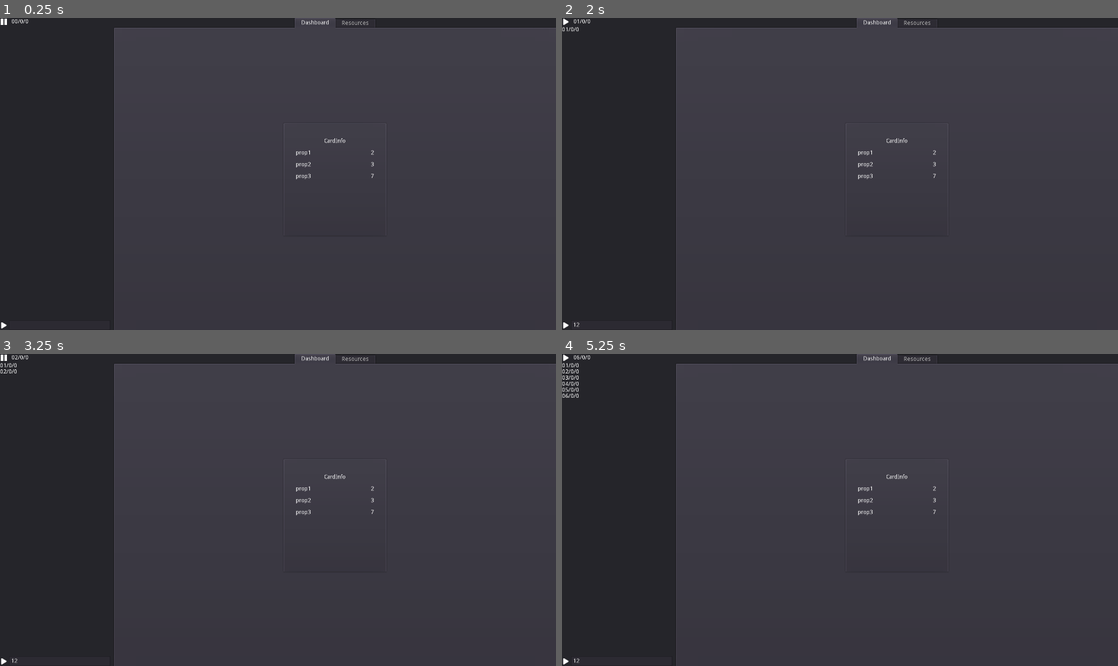
Above: before the commit, frames 1-4 (two rows, left to right).
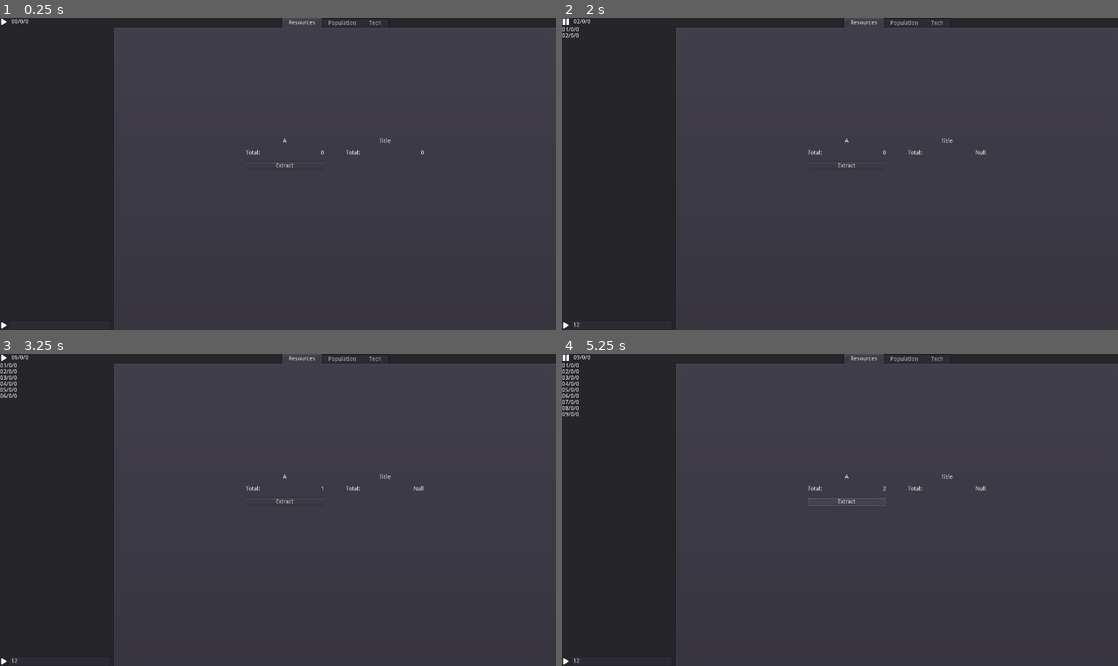
Above: after the commit, the same moments.

Repository: FRisney/incremental
Game: Godot game, scene res://main.tscn
Same seed, same stepped clock (60 frames per second), same inputs: the game is played once before the commit and once after it.
Inputs (mouse positions are in pixels of both pictures, inside the frame that each line leads up to):
- Up to frame 1 (0.25 s): no input
- Up to frame 2 (2 s): click (623, 323) at 0.52 s; type "12" at 0.6 s; click (567, 21) at 1.25 s
- Up to frame 3 (3.25 s): click (283, 500) at 2 s, where only the run after the commit has a clickable "Extract"; click (5, 357) at 2.75 s
- Up to frame 4 (5.25 s): click (845, 500) at 3.5 s, where only the run after the commit has a clickable "Extract"; click (567, 357) at 4.25 s; click (845, 500) at 5 s, where only the run after the commit has a clickable "Extract"

The runs differ from the first frame. In frame 1, 0.4% of the frame differs, in the area x 0-77%, y 0-52%; in frame 2, 0.5%; in frame 3, 0.5%; in frame 4, 0.6%.

Commit message:
Removed procedural generation of cards and changed GameTimer to Timer node

Diff:
--- a/incremental/components/info/display.gd
+++ b/incremental/components/info/display.gd
@@ -1,14 +1,12 @@
-extends Node
+extends Label
 
 
-var val:  String
-var desc: String
+export(String) var res_type
 
 
-func _ready():
-	display_values()
+func _ready() -> void:
+	print("signal: %s (%s)" % [name,GameTimer.connect("timeout", self, "update_text")])
 
 
-func display_values()-> void:
-	($Val as Label).text = val
-	($Desc as Label).text = desc
+func update_text():
+	text = "%s" % Storage.get(res_type)
--- a/incremental/components/info/info.gd
+++ b/incremental/components/info/info.gd
@@ -2,11 +2,11 @@
 
 export(Dictionary) var items
 
-func _ready() -> void:
-	for item in items:
-		var new_label = (load("res://components/info/display.tscn")as PackedScene).instance()
-		($M/S/V as VBoxContainer).add_child(new_label)
-		print("signal: %s (%s)" % [name,GameTimer.connect("ticked", new_label, "display_values")])
-		new_label.desc = item
-		new_label.val = "%s" % items[item]
-		new_label.display_values()
+# func _ready() -> void:
+# 	for item in items:
+# 		var new_label = (load("res://components/info/display.tscn")as PackedScene).instance()
+# 		($M/S/V as VBoxContainer).add_child(new_label)
+# 		print("signal: %s (%s)" % [name,GameTimer.connect("ticked", new_label, "display_values")])
+# 		new_label.desc = item
+# 		new_label.val = "%s" % items[item]
+# 		new_label.display_values()
--- a/incremental/components/log.gd
+++ b/incremental/components/log.gd
@@ -2,7 +2,7 @@
 
 
 func _ready() -> void:
-	print("signal: %s (%s)" % [name,GameTimer.connect("ticked", self, "_on_ticked")])
+	print("signal: %s (%s)" % [name,GameTimer.connect("timeout", self, "_on_ticked")])
 
 
 func _on_ticked() -> void:
--- a/incremental/components/resource/card_resource.gd
+++ b/incremental/components/resource/card_resource.gd
@@ -1,12 +1,18 @@
-extends PanelContainer
+extends Button
 
-export(Array, String) var items
+export(String) var res_type
+var accumulator:int = 0
 
 func _ready() -> void:
-	for item in items:
-		var res_ext = (load("res://components/info/resource_construct.tscn")as PackedScene).instance() as Label
-		($M/S/V as VBoxContainer).add_child(res_ext)
-		res_ext.text = "%s: " % item
+	print("signal: %s (%s)" % [name,GameTimer.connect("timeout", self, "_on_tick")])
+	print("signal: %s (%s)" % [name,connect("pressed", self, "_on_press")])
 
+func _on_tick():
+	accumulator = 0
 
+func _on_press():
+	accumulator += 1
+	if accumulator > 2:
+		return
+	Storage.add_resource(res_type, accumulator)
 # func display_content(data):
--- a/incremental/main.tscn
+++ b/incremental/main.tscn
@@ -1,13 +1,34 @@
-[gd_scene load_steps=8 format=2]
+[gd_scene load_steps=10 format=2]
 
 [ext_resource path="res://time_control/slow.png" type="Texture" id=1]
-[ext_resource path="res://time_control/time_control.tscn" type="PackedScene" id=2]
+[ext_resource path="res://time_control/pause.png" type="Texture" id=2]
 [ext_resource path="res://components/log.gd" type="Script" id=3]
-[ext_resource path="res://components/info/card_info.tscn" type="PackedScene" id=4]
-[ext_resource path="res://components/card/card.tscn" type="PackedScene" id=5]
-[ext_resource path="res://components/resource/resource_construct.tscn" type="PackedScene" id=6]
-
-[sub_resource type="ButtonGroup" id=1]
+[ext_resource path="res://time_control/date_display.gd" type="Script" id=4]
+[ext_resource path="res://components/info/display.gd" type="Script" id=5]
+[ext_resource path="res://time_control/play_pause.gd" type="Script" id=6]
+[ext_resource path="res://components/resource/card_resource.gd" type="Script" id=7]
+
+[sub_resource type="StyleBoxEmpty" id=1]
+
+[sub_resource type="Theme" id=2]
+CheckBox/colors/font_color = Color( 0.88, 0.88, 0.88, 1 )
+CheckBox/colors/font_color_disabled = Color( 0.9, 0.9, 0.9, 0.2 )
+CheckBox/colors/font_color_hover = Color( 0.94, 0.94, 0.94, 1 )
+CheckBox/colors/font_color_hover_pressed = Color( 1, 1, 1, 1 )
+CheckBox/colors/font_color_pressed = Color( 1, 1, 1, 1 )
+CheckBox/constants/check_vadjust = 0
+CheckBox/constants/hseparation = 4
+CheckBox/fonts/font = null
+CheckBox/icons/checked = null
+CheckBox/icons/radio_checked = null
+CheckBox/icons/radio_unchecked = null
+CheckBox/icons/unchecked = null
+CheckBox/styles/disabled = SubResource( 1 )
+CheckBox/styles/focus = SubResource( 1 )
+CheckBox/styles/hover = SubResource( 1 )
+CheckBox/styles/hover_pressed = SubResource( 1 )
+CheckBox/styles/normal = SubResource( 1 )
+CheckBox/styles/pressed = SubResource( 1 )
 
 [node name="BG" type="Panel"]
 anchor_right = 1.0
@@ -29,9 +50,54 @@
 margin_bottom = 1080.0
 size_flags_horizontal = 3
 
-[node name="TimeControl" parent="HBoxContainer/VBoxContainer" instance=ExtResource( 2 )]
+[node name="TimeControl" type="MarginContainer" parent="HBoxContainer/VBoxContainer"]
 margin_right = 382.0
 margin_bottom = 18.0
+__meta__ = {
+"_edit_use_anchors_": false
+}
+
+[node name="Controls" type="HBoxContainer" parent="HBoxContainer/VBoxContainer/TimeControl"]
+margin_right = 70.0
+margin_bottom = 18.0
+mouse_filter = 2
+size_flags_horizontal = 0
+size_flags_vertical = 7
+theme = SubResource( 2 )
+custom_constants/separation = 10
+__meta__ = {
+"_edit_use_anchors_": false
+}
+
+[node name="P" type="TextureButton" parent="HBoxContainer/VBoxContainer/TimeControl/Controls"]
+margin_right = 18.0
+margin_bottom = 18.0
+grow_horizontal = 0
+grow_vertical = 0
+mouse_default_cursor_shape = 2
+size_flags_horizontal = 4
+size_flags_vertical = 4
+toggle_mode = true
+pressed = true
+action_mode = 0
+button_mask = 7
+texture_normal = ExtResource( 2 )
+texture_pressed = ExtResource( 1 )
+stretch_mode = 5
+script = ExtResource( 6 )
+
+[node name="Display" type="Label" parent="HBoxContainer/VBoxContainer/TimeControl/Controls"]
+margin_left = 28.0
+margin_top = 2.0
+margin_right = 70.0
+margin_bottom = 16.0
+size_flags_horizontal = 2
+text = "00/0/0"
+valign = 1
+script = ExtResource( 4 )
+__meta__ = {
+"_edit_use_anchors_": false
+}
 
 [node name="RichTextLabel" type="RichTextLabel" parent="HBoxContainer/VBoxContainer"]
 margin_top = 22.0
@@ -71,7 +137,7 @@
 "_edit_use_anchors_": false
 }
 
-[node name="Dashboard" type="CenterContainer" parent="HBoxContainer/Main"]
+[node name="Resources" type="CenterContainer" parent="HBoxContainer/Main"]
 anchor_right = 1.0
 anchor_bottom = 1.0
 margin_left = 4.0
@@ -79,11 +145,11 @@
 margin_right = -4.0
 margin_bottom = -4.0
 
-[node name="Grid" type="GridContainer" parent="HBoxContainer/Main/Dashboard"]
-margin_left = 632.0
-margin_top = 381.0
-margin_right = 888.0
-margin_bottom = 662.0
+[node name="Grid2" type="GridContainer" parent="HBoxContainer/Main/Resources"]
+margin_left = 516.0
+margin_top = 388.0
+margin_right = 1004.0
+margin_bottom = 655.0
 grow_horizontal = 2
 grow_vertical = 2
 size_flags_horizontal = 3
@@ -93,16 +159,282 @@
 "_edit_use_anchors_": false
 }
 
-[node name="CardInfo" parent="HBoxContainer/Main/Dashboard/Grid" instance=ExtResource( 4 )]
-margin_right = 256.0
-margin_bottom = 281.0
-items = {
-"prop1": 2,
-"prop2": 3,
-"prop3": 7
-}
-
-[node name="Resources" type="CenterContainer" parent="HBoxContainer/Main"]
+[node name="ResA" type="MarginContainer" parent="HBoxContainer/Main/Resources/Grid2"]
+margin_right = 242.0
+margin_bottom = 267.0
+rect_min_size = Vector2( 242, 267 )
+mouse_filter = 2
+custom_constants/margin_right = 25
+custom_constants/margin_top = 32
+custom_constants/margin_left = 25
+custom_constants/margin_bottom = 32
+__meta__ = {
+"_edit_horizontal_guides_": [ 7.0 ],
+"_edit_use_anchors_": false,
+"_edit_vertical_guides_": [  ]
+}
+
+[node name="Scroll" type="ScrollContainer" parent="HBoxContainer/Main/Resources/Grid2/ResA"]
+margin_left = 25.0
+margin_top = 32.0
+margin_right = 217.0
+margin_bottom = 235.0
+scroll_horizontal_enabled = false
+
+[node name="VBox" type="VBoxContainer" parent="HBoxContainer/Main/Resources/Grid2/ResA/Scroll"]
+margin_right = 192.0
+margin_bottom = 203.0
+mouse_filter = 2
+size_flags_horizontal = 3
+size_flags_vertical = 3
+custom_constants/separation = 15
+
+[node name="Title" type="Label" parent="HBoxContainer/Main/Resources/Grid2/ResA/Scroll/VBox"]
+margin_right = 192.0
+margin_bottom = 14.0
+text = "A"
+align = 1
+__meta__ = {
+"_edit_use_anchors_": false
+}
+
+[node name="Total" type="HBoxContainer" parent="HBoxContainer/Main/Resources/Grid2/ResA/Scroll/VBox"]
+margin_top = 29.0
+margin_right = 192.0
+margin_bottom = 43.0
+mouse_filter = 0
+size_flags_horizontal = 3
+__meta__ = {
+"_edit_use_anchors_": false
+}
+
+[node name="Desc" type="Label" parent="HBoxContainer/Main/Resources/Grid2/ResA/Scroll/VBox/Total"]
+margin_right = 35.0
+margin_bottom = 14.0
+size_flags_vertical = 1
+text = "Total:"
+align = 1
+valign = 1
+__meta__ = {
+"_edit_use_anchors_": false
+}
+
+[node name="HSplit" type="HSplitContainer" parent="HBoxContainer/Main/Resources/Grid2/ResA/Scroll/VBox/Total"]
+margin_left = 39.0
+margin_right = 180.0
+margin_bottom = 14.0
+size_flags_horizontal = 3
+dragger_visibility = 1
+
+[node name="Val" type="Label" parent="HBoxContainer/Main/Resources/Grid2/ResA/Scroll/VBox/Total"]
+margin_left = 184.0
+margin_right = 192.0
+margin_bottom = 14.0
+size_flags_vertical = 1
+text = "0"
+align = 1
+valign = 1
+script = ExtResource( 5 )
+__meta__ = {
+"_edit_use_anchors_": false
+}
+res_type = "res_a"
+
+[node name="Extract" type="Button" parent="HBoxContainer/Main/Resources/Grid2/ResA/Scroll/VBox"]
+margin_top = 58.0
+margin_right = 192.0
+margin_bottom = 78.0
+mouse_default_cursor_shape = 2
+size_flags_horizontal = 3
+text = "Extract"
+script = ExtResource( 7 )
+__meta__ = {
+"_editor_description_": ""
+}
+res_type = "res_a"
+
+[node name="Extractor" type="HBoxContainer" parent="HBoxContainer/Main/Resources/Grid2/ResA/Scroll/VBox"]
+visible = false
+margin_top = 93.0
+margin_right = 192.0
+margin_bottom = 113.0
+size_flags_horizontal = 3
+custom_constants/separation = 0
+__meta__ = {
+"_edit_use_anchors_": false
+}
+
+[node name="Main" type="Button" parent="HBoxContainer/Main/Resources/Grid2/ResA/Scroll/VBox/Extractor"]
+margin_right = 152.0
+margin_bottom = 20.0
+mouse_default_cursor_shape = 2
+size_flags_horizontal = 3
+text = "Extractor [0]"
+
+[node name="Plus" type="Button" parent="HBoxContainer/Main/Resources/Grid2/ResA/Scroll/VBox/Extractor"]
+margin_left = 152.0
+margin_right = 172.0
+margin_bottom = 20.0
+rect_min_size = Vector2( 20, 20 )
+mouse_default_cursor_shape = 2
+text = "+"
+
+[node name="Minus" type="Button" parent="HBoxContainer/Main/Resources/Grid2/ResA/Scroll/VBox/Extractor"]
+margin_left = 172.0
+margin_right = 192.0
+margin_bottom = 20.0
+rect_min_size = Vector2( 20, 20 )
+mouse_default_cursor_shape = 2
+text = "-"
+
+[node name="Storage1" type="HBoxContainer" parent="HBoxContainer/Main/Resources/Grid2/ResA/Scroll/VBox"]
+visible = false
+margin_top = 93.0
+margin_right = 192.0
+margin_bottom = 113.0
+size_flags_horizontal = 3
+custom_constants/separation = 0
+__meta__ = {
+"_edit_use_anchors_": false
+}
+
+[node name="Main" type="Button" parent="HBoxContainer/Main/Resources/Grid2/ResA/Scroll/VBox/Storage1"]
+margin_right = 152.0
+margin_bottom = 20.0
+mouse_default_cursor_shape = 2
+size_flags_horizontal = 3
+text = "Storage 1 [0]"
+
+[node name="Plus" type="Button" parent="HBoxContainer/Main/Resources/Grid2/ResA/Scroll/VBox/Storage1"]
+margin_left = 152.0
+margin_right = 172.0
+margin_bottom = 20.0
+rect_min_size = Vector2( 20, 20 )
+mouse_default_cursor_shape = 2
+text = "+"
+
+[node name="Minus" type="Button" parent="HBoxContainer/Main/Resources/Grid2/ResA/Scroll/VBox/Storage1"]
+margin_left = 172.0
+margin_right = 192.0
+margin_bottom = 20.0
+rect_min_size = Vector2( 20, 20 )
+mouse_default_cursor_shape = 2
+text = "-"
+
+[node name="Storage2" type="HBoxContainer" parent="HBoxContainer/Main/Resources/Grid2/ResA/Scroll/VBox"]
+visible = false
+margin_top = 93.0
+margin_right = 192.0
+margin_bottom = 113.0
+size_flags_horizontal = 3
+custom_constants/separation = 0
+__meta__ = {
+"_edit_use_anchors_": false
+}
+
+[node name="Main" type="Button" parent="HBoxContainer/Main/Resources/Grid2/ResA/Scroll/VBox/Storage2"]
+margin_right = 152.0
+margin_bottom = 20.0
+mouse_default_cursor_shape = 2
+size_flags_horizontal = 3
+text = "Storage 2 [0]"
+
+[node name="Plus" type="Button" parent="HBoxContainer/Main/Resources/Grid2/ResA/Scroll/VBox/Storage2"]
+margin_left = 152.0
+margin_right = 172.0
+margin_bottom = 20.0
+rect_min_size = Vector2( 20, 20 )
+mouse_default_cursor_shape = 2
+text = "+"
+
+[node name="Minus" type="Button" parent="HBoxContainer/Main/Resources/Grid2/ResA/Scroll/VBox/Storage2"]
+margin_left = 172.0
+margin_right = 192.0
+margin_bottom = 20.0
+rect_min_size = Vector2( 20, 20 )
+mouse_default_cursor_shape = 2
+text = "-"
+
+[node name="Info" type="MarginContainer" parent="HBoxContainer/Main/Resources/Grid2"]
+margin_left = 246.0
+margin_right = 488.0
+margin_bottom = 267.0
+rect_min_size = Vector2( 242, 267 )
+mouse_filter = 2
+custom_constants/margin_right = 25
+custom_constants/margin_top = 32
+custom_constants/margin_left = 25
+custom_constants/margin_bottom = 32
+__meta__ = {
+"_edit_horizontal_guides_": [ 7.0 ],
+"_edit_use_anchors_": false,
+"_edit_vertical_guides_": [  ]
+}
+
+[node name="S" type="ScrollContainer" parent="HBoxContainer/Main/Resources/Grid2/Info"]
+margin_left = 25.0
+margin_top = 32.0
+margin_right = 217.0
+margin_bottom = 235.0
+
+[node name="V" type="VBoxContainer" parent="HBoxContainer/Main/Resources/Grid2/Info/S"]
+margin_right = 192.0
+margin_bottom = 203.0
+mouse_filter = 2
+size_flags_horizontal = 3
+size_flags_vertical = 3
+custom_constants/separation = 15
+
+[node name="T" type="Label" parent="HBoxContainer/Main/Resources/Grid2/Info/S/V"]
+margin_right = 192.0
+margin_bottom = 14.0
+text = "Title"
+align = 1
+__meta__ = {
+"_edit_use_anchors_": false
+}
+
+[node name="Label" type="HBoxContainer" parent="HBoxContainer/Main/Resources/Grid2/Info/S/V"]
+margin_top = 29.0
+margin_right = 192.0
+margin_bottom = 43.0
+size_flags_horizontal = 3
+__meta__ = {
+"_edit_use_anchors_": false
+}
+
+[node name="Desc" type="Label" parent="HBoxContainer/Main/Resources/Grid2/Info/S/V/Label"]
+margin_right = 35.0
+margin_bottom = 14.0
+size_flags_vertical = 1
+text = "Total:"
+align = 1
+valign = 1
+__meta__ = {
+"_edit_use_anchors_": false
+}
+
+[node name="S" type="HSplitContainer" parent="HBoxContainer/Main/Resources/Grid2/Info/S/V/Label"]
+margin_left = 39.0
+margin_right = 180.0
+margin_bottom = 14.0
+size_flags_horizontal = 3
+dragger_visibility = 1
+
+[node name="Val" type="Label" parent="HBoxContainer/Main/Resources/Grid2/Info/S/V/Label"]
+margin_left = 184.0
+margin_right = 192.0
+margin_bottom = 14.0
+size_flags_vertical = 1
+text = "0"
+align = 1
+valign = 1
+script = ExtResource( 5 )
+__meta__ = {
+"_edit_use_anchors_": false
+}
+
+[node name="Population" type="CenterContainer" parent="HBoxContainer/Main"]
 visible = false
 anchor_right = 1.0
 anchor_bottom = 1.0
@@ -111,11 +443,11 @@
 margin_right = -4.0
 margin_bottom = -4.0
 
-[node name="Grid2" type="GridContainer" parent="HBoxContainer/Main/Resources"]
-margin_left = 753.0
-margin_top = 515.0
-margin_right = 767.0
-margin_bottom = 529.0
+[node name="Grid" type="GridContainer" parent="HBoxContainer/Main/Population"]
+margin_left = 760.0
+margin_top = 522.0
+margin_right = 760.0
+margin_bottom = 522.0
 grow_horizontal = 2
 grow_vertical = 2
 size_flags_horizontal = 3
@@ -125,75 +457,25 @@
 "_edit_use_anchors_": false
 }
 
-[node name="Panel" type="PanelContainer" parent="HBoxContainer/Main/Resources/Grid2"]
-margin_right = 256.0
-margin_bottom = 281.0
-
-[node name="A" parent="HBoxContainer/Main/Resources/Grid2/Panel" instance=ExtResource( 5 )]
-margin_left = 7.0
-margin_top = 7.0
-margin_right = 249.0
-margin_bottom = 274.0
-
-[node name="Button" type="Button" parent="HBoxContainer/Main/Resources/Grid2/Panel/A/S/V" index="1"]
-margin_top = 29.0
-margin_right = 192.0
-margin_bottom = 49.0
-mouse_default_cursor_shape = 2
-size_flags_horizontal = 3
-group = SubResource( 1 )
-text = "Extract"
-__meta__ = {
-"_editor_description_": ""
-}
-
-[node name="Extractor" parent="HBoxContainer/Main/Resources/Grid2/Panel/A/S/V" index="2" instance=ExtResource( 6 )]
-margin_top = 64.0
-margin_right = 192.0
-margin_bottom = 84.0
-
-[node name="Main" parent="HBoxContainer/Main/Resources/Grid2/Panel/A/S/V/Extractor" index="0"]
-margin_right = 152.0
-group = SubResource( 1 )
-text = "Extractor [0]"
-
-[node name="Plus" parent="HBoxContainer/Main/Resources/Grid2/Panel/A/S/V/Extractor" index="1"]
-margin_left = 152.0
-margin_right = 172.0
-group = SubResource( 1 )
-
-[node name="Minus" parent="HBoxContainer/Main/Resources/Grid2/Panel/A/S/V/Extractor" index="2"]
-margin_left = 172.0
-margin_right = 192.0
-group = SubResource( 1 )
-
-[node name="Storage1" parent="HBoxContainer/Main/Resources/Grid2/Panel/A/S/V" index="3" instance=ExtResource( 6 )]
-margin_top = 99.0
-margin_right = 192.0
-margin_bottom = 119.0
-
-[node name="Main" parent="HBoxContainer/Main/Resources/Grid2/Panel/A/S/V/Storage1" index="0"]
-margin_right = 152.0
-group = SubResource( 1 )
-text = "Storage 1 [0]"
-
-[node name="Plus" parent="HBoxContainer/Main/Resources/Grid2/Panel/A/S/V/Storage1" index="1"]
-margin_left = 152.0
-margin_right = 172.0
-group = SubResource( 1 )
-
-[node name="Minus" parent="HBoxContainer/Main/Resources/Grid2/Panel/A/S/V/Storage1" index="2"]
-margin_left = 172.0
-margin_right = 192.0
-group = SubResource( 1 )
-
-[node name="Storage2" parent="HBoxContainer/Main/Resources/Grid2/Panel/A/S/V" index="4" instance=ExtResource( 6 )]
-margin_top = 134.0
-margin_right = 192.0
-margin_bottom = 154.0
-
-[editable path="HBoxContainer/Main/Resources/Grid2/Panel/A"]
-
-[editable path="HBoxContainer/Main/Resources/Grid2/Panel/A/S/V/Extractor"]
-
-[editable path="HBoxContainer/Main/Resources/Grid2/Panel/A/S/V/Storage1"]
+[node name="Tech" type="CenterContainer" parent="HBoxContainer/Main"]
+visible = false
+anchor_right = 1.0
+anchor_bottom = 1.0
+margin_left = 4.0
+margin_top = 32.0
+margin_right = -4.0
+margin_bottom = -4.0
+
+[node name="Grid" type="GridContainer" parent="HBoxContainer/Main/Tech"]
+margin_left = 760.0
+margin_top = 522.0
+margin_right = 760.0
+margin_bottom = 522.0
+grow_horizontal = 2
+grow_vertical = 2
+size_flags_horizontal = 3
+size_flags_vertical = 3
+columns = 3
+__meta__ = {
+"_edit_use_anchors_": false
+}
--- a/incremental/managers/timer.gd
+++ b/incremental/managers/timer.gd
@@ -1,24 +1,17 @@
-extends Node
+extends Timer
 
-signal ticked()
-
-var increment = 1
-var period_length = 0.25
-var accumulator = -1
 var tick = 0
 
-func _process(delta) -> void:
-	if not period_length:
-		return
+func _ready():
+	wait_time = 0.25
+	autostart = false
+	one_shot = false
+	process_mode = TIMER_PROCESS_PHYSICS
+	print("signal: %s (%s)" % [name,GameTimer.connect("timeout", self, "_on_timeout")])
 
-	if accumulator < period_length:
-		accumulator += delta
-		return
 
-	accumulator = 0
-	tick += increment
-	emit_signal("ticked")
-	# display.text = tick_to_date(tick)
+func _on_timeout() -> void:
+	tick += 1
 
 
 func tick_to_date() -> String:
@@ -30,12 +23,3 @@
 	ticks %= 32
 
 	return "%02d/%d/%d" % [++ticks,month,year]
-
-
-func _on_change_time_speed(state) -> void:
-	if (state):
-		period_length = 0
-		print("Pause")
-	else:
-		period_length = 0.25
-		print("Play")
--- a/incremental/time_control/date_display.gd
+++ b/incremental/time_control/date_display.gd
@@ -1,7 +1,7 @@
 extends Label
 
 func _ready() -> void:
-	print("signal: %s (%s)" % [name,GameTimer.connect("ticked", self, "update_date")])
+	print("signal: %s (%s)" % [name,GameTimer.connect("timeout", self, "update_date")])
 
 func update_date() -> void:
 	text = GameTimer.tick_to_date()
--- a/incremental/time_control/play_pause.gd
+++ b/incremental/time_control/play_pause.gd
@@ -5,4 +5,9 @@
 
 
 func _on_toggle(state:bool):
-	GameTimer._on_change_time_speed(state)
+	if GameTimer.is_stopped():
+		GameTimer.start()
+	elif state:
+		GameTimer.set_paused(true)
+	else:
+		GameTimer.set_paused(false)
